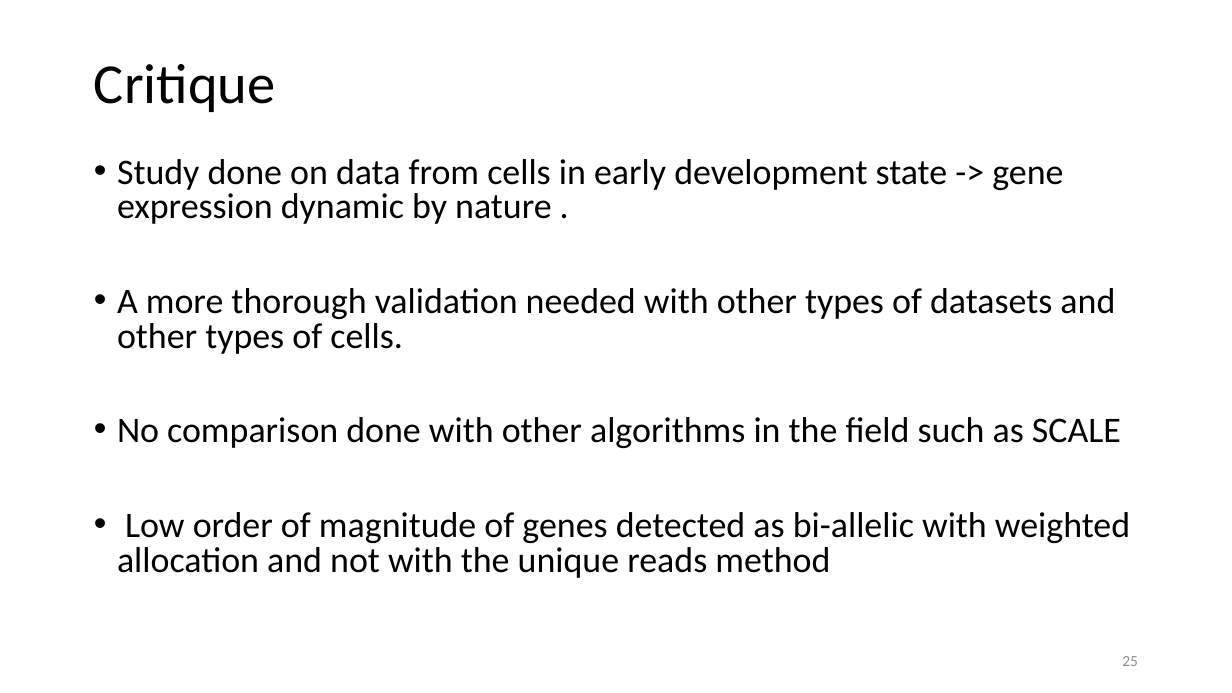
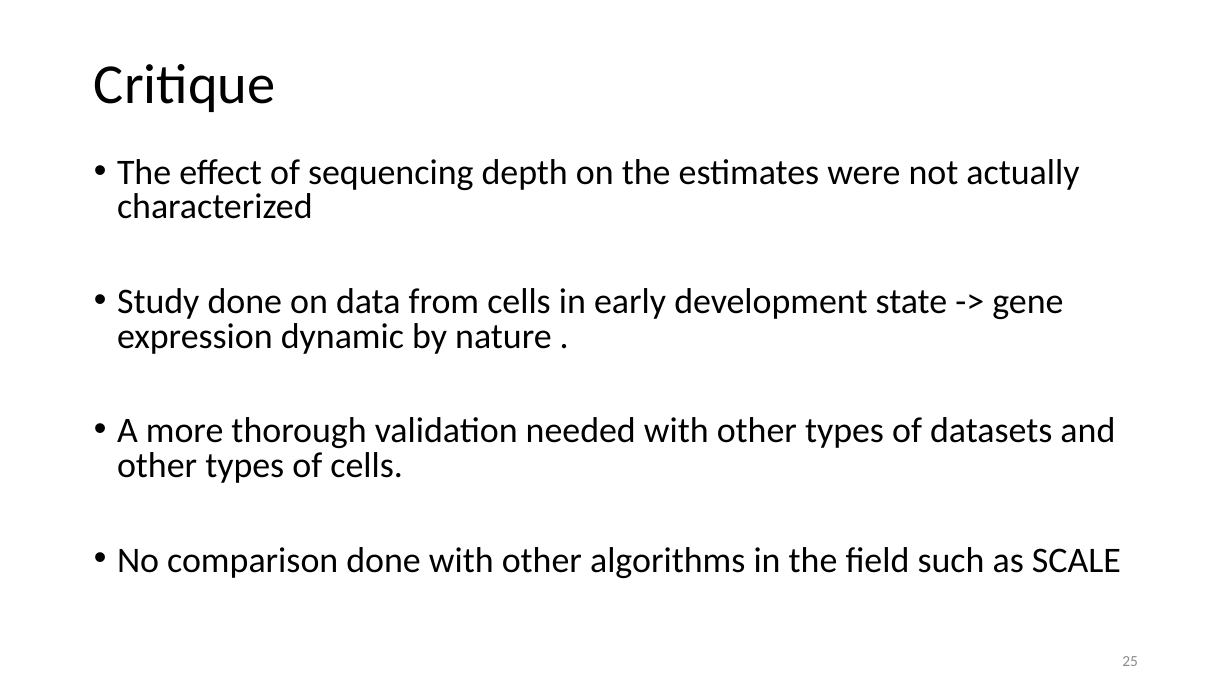
Before and after one commit to SmaragdaDimitrakopoulou/Paper-Presentation, a slide deck: slide 25 of presentation.pptx. Drawn at 1232x693 pixels with LibreOffice and Linux fonts; fonts in the diff are those of the drawing. Boxes give left, top, right and bottom in pixels: in the first picture for what was removed or moved away, otherwise in the second. Text is boxed around its words. In the diff, an @@ line names an element or a change of style, - is before the commit and + after.

```diff
--- a/presentation.pptx
+++ b/presentation.pptx
@@ text at box(117, 159, 1079, 219): paragraph added @@
+• The effect of sequencing depth on the estimates were not actually characterized
@@ text at box(117, 512, 1130, 578): paragraph removed @@
-• Low order of magnitude of genes detected as bi-allelic with weighted allocation and not with the unique reads method
```
Also in this commit, not shown: 6 other slides changed, 1 slide added.
